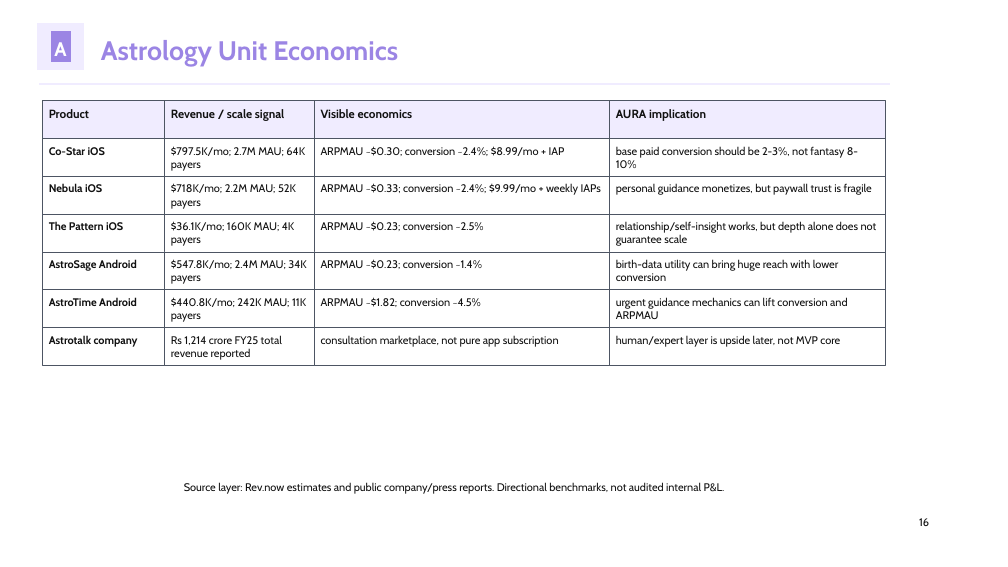
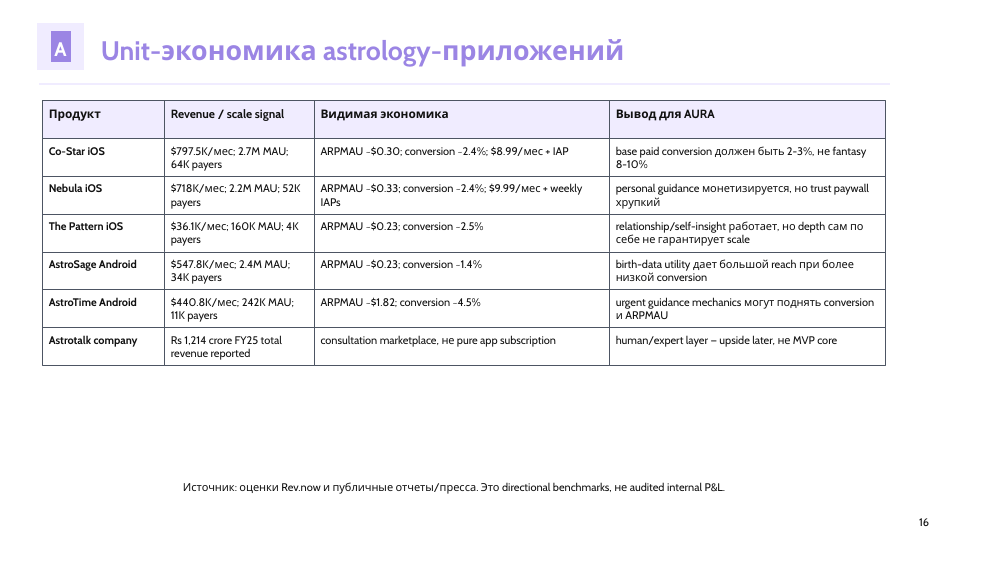
Before and after one commit to kirbudilov01/alina-research, a slide deck: slide 16 of output/pptx/AURA_TRENDVI_STYLE_DECK.pptx. Drawn at 1008x567 pixels with LibreOffice and Linux fonts; fonts in the diff are those of the drawing. Boxes give left, top, right and bottom in pixels: in the first picture for what was removed or moved away, otherwise in the second. Text is boxed around its words. In the diff, an @@ line names an element or a change of style, - is before the commit and + after.

Commit message:
Translate AURA deck to Russian and clarify pricing

```diff
--- a/output/pptx/AURA_TRENDVI_STYLE_DECK.pptx
+++ b/output/pptx/AURA_TRENDVI_STYLE_DECK.pptx
@@ text at (x1=101, y1=39, x2=624, y2=67): text changed @@
-Astrology Unit Economics
+Unit-экономика astrology-приложений
@@ text at (x1=49, y1=109, x2=101, y2=121): text changed @@
-Product
+Продукт
@@ text at (x1=321, y1=109, x2=449, y2=121): text changed @@
-Visible economics
+Видимая экономика
@@ text at (x1=616, y1=109, x2=715, y2=121): text changed @@
-AURA implication
+Вывод для AURA
@@ text at (x1=171, y1=146, x2=289, y2=171): text changed @@
-$797.5K/mo; 2.7M MAU; 64K payers
+$797.5K/мес; 2.7M MAU; 64K payers
@@ text at (x1=321, y1=146, x2=569, y2=156): text changed @@
-ARPMAU ~$0.30; conversion ~2.4%; $8.99/mo + IAP
+ARPMAU ~$0.30; conversion ~2.4%; $8.99/мес + IAP
@@ text at (x1=616, y1=146, x2=867, y2=168): text changed @@
-base paid conversion should be 2-3%, not fantasy 8-10%
+base paid conversion должен быть 2-3%, не fantasy 8-10%
@@ text at (x1=171, y1=183, x2=300, y2=209): text changed @@
-$718K/mo; 2.2M MAU; 52K payers
+$718K/мес; 2.2M MAU; 52K payers
@@ text at (x1=321, y1=183, x2=582, y2=206): text changed @@
-ARPMAU ~$0.33; conversion ~2.4%; $9.99/mo + weekly IAPs
+ARPMAU ~$0.33; conversion ~2.4%; $9.99/мес + weekly IAPs
@@ text at (x1=616, y1=183, x2=869, y2=209): text changed @@
-personal guidance monetizes, but paywall trust is fragile
+personal guidance монетизируется, но trust paywall хрупкий
@@ text at (x1=171, y1=221, x2=298, y2=246): text changed @@
-$36.1K/mo; 160K MAU; 4K payers
+$36.1K/мес; 160K MAU; 4K payers
@@ text at (x1=616, y1=221, x2=863, y2=246): text changed @@
-relationship/self-insight works, but depth alone does not guarantee scale
+relationship/self-insight работает, но depth сам по себе не гарантирует scale
@@ text at (x1=171, y1=259, x2=290, y2=284): text changed @@
-$547.8K/mo; 2.4M MAU; 34K payers
+$547.8K/мес; 2.4M MAU; 34K payers
@@ text at (x1=616, y1=259, x2=854, y2=281): text changed @@
-birth-data utility can bring huge reach with lower conversion
+birth-data utility дает большой reach при более низкой conversion
@@ text at (x1=171, y1=297, x2=294, y2=322): text changed @@
-$440.8K/mo; 242K MAU; 11K payers
+$440.8K/мес; 242K MAU; 11K payers
@@ text at (x1=616, y1=297, x2=874, y2=319): text changed @@
-urgent guidance mechanics can lift conversion and ARPMAU
+urgent guidance mechanics могут поднять conversion и ARPMAU
@@ text at (x1=321, y1=335, x2=556, y2=347): text changed @@
-consultation marketplace, not pure app subscription
+consultation marketplace, не pure app subscription
@@ text at (x1=616, y1=335, x2=837, y2=347): text changed @@
-human/expert layer is upside later, not MVP core
+human/expert layer — upside later, не MVP core
@@ text at (x1=183, y1=482, x2=726, y2=494): text changed @@
-Source layer: Rev.now estimates and public company/press reports. Directional benchmarks, not audited internal P&L.
+Источник: оценки Rev.now и публичные отчеты/пресса. Это directional benchmarks, не audited internal P&L.
```
Also in this commit, not shown: 35 other slides changed, 2 slides added, 2 slides removed, 4 other files.
